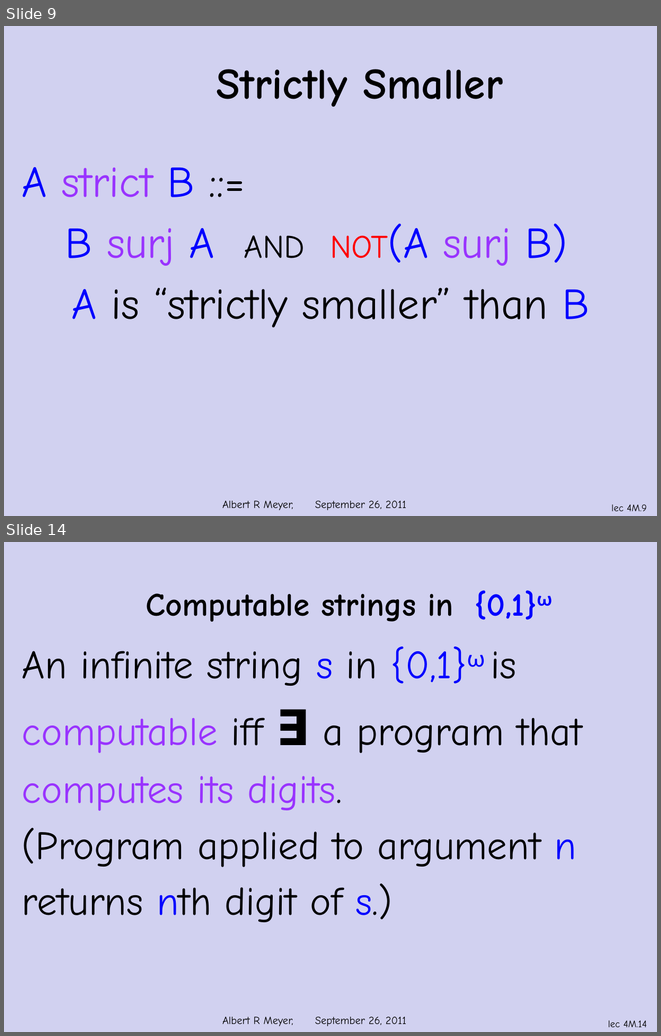
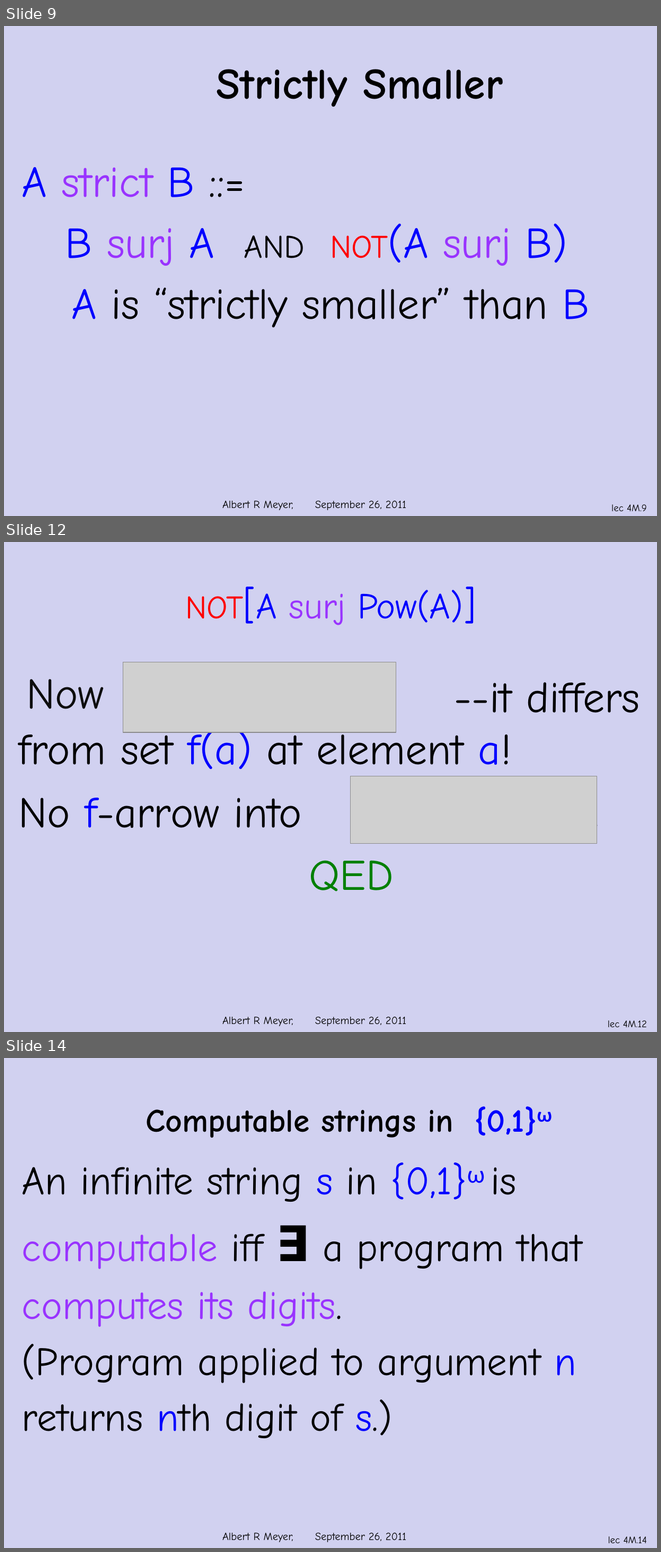
Before and after one commit to armeyer/mcs_web, a slide deck: fall11/slidesF11/slides4m.pptx. Shown one above the other, each under a label of ours: slides 9 and 14 before the commit, slides 9, 12 and 14 after it; the slides between them are not shown. The pictures are 661x1036 and 661x1552 pixels, drawn with LibreOffice and Linux fonts; fonts in the diff are those of the drawing; grey boxes stand for pictures; background and template pictures are left out. Boxes give left, top, right and bottom in pixels: in the first picture for what was removed or moved away, otherwise in the second. Text is boxed around its words. In the diff, an @@ line names an element or a change of style, - is before the commit and + after.

```diff
--- a/fall11/slidesF11/slides4m.pptx
+++ b/fall11/slidesF11/slides4m.pptx
@@ slide 12 added at (4,542,657,1032), background #D1D1F0; not listed: 2 template elements that a slide beside it also shows @@
@@ title added at (185,590,463,625), 40 pt, text #0000FF @@
+NOT[A surj Pow(A)]
@@ picture added at (123,662,396,732) @@
@@ text added at (18,682,640,891), 48 pt, text #000000 @@
+--it differs
+from set f(a) at element a!
+No f-arrow into .
+QED
@@ text added at (27,679,104,709), 48 pt, text #0D0D0D @@
+Now
@@ picture added at (350,776,596,843) @@
```
Also in this commit, not shown: 4 slides changed, 1 slide removed, 1 other file.
